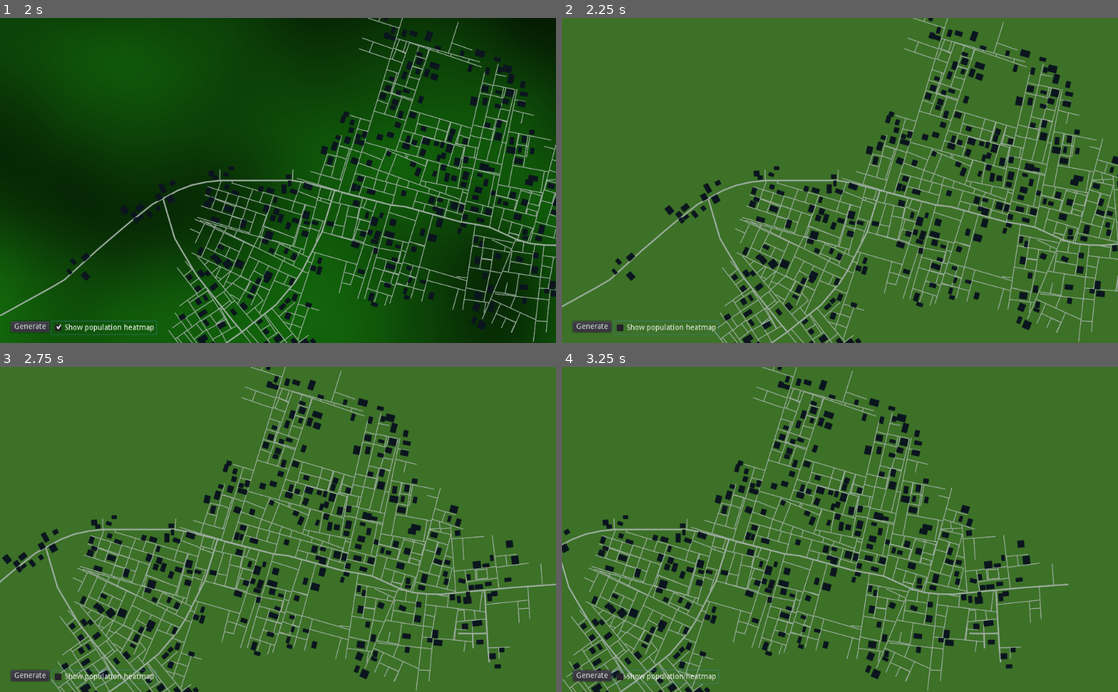
Above: before the commit, frames 1-4 (two rows, left to right).
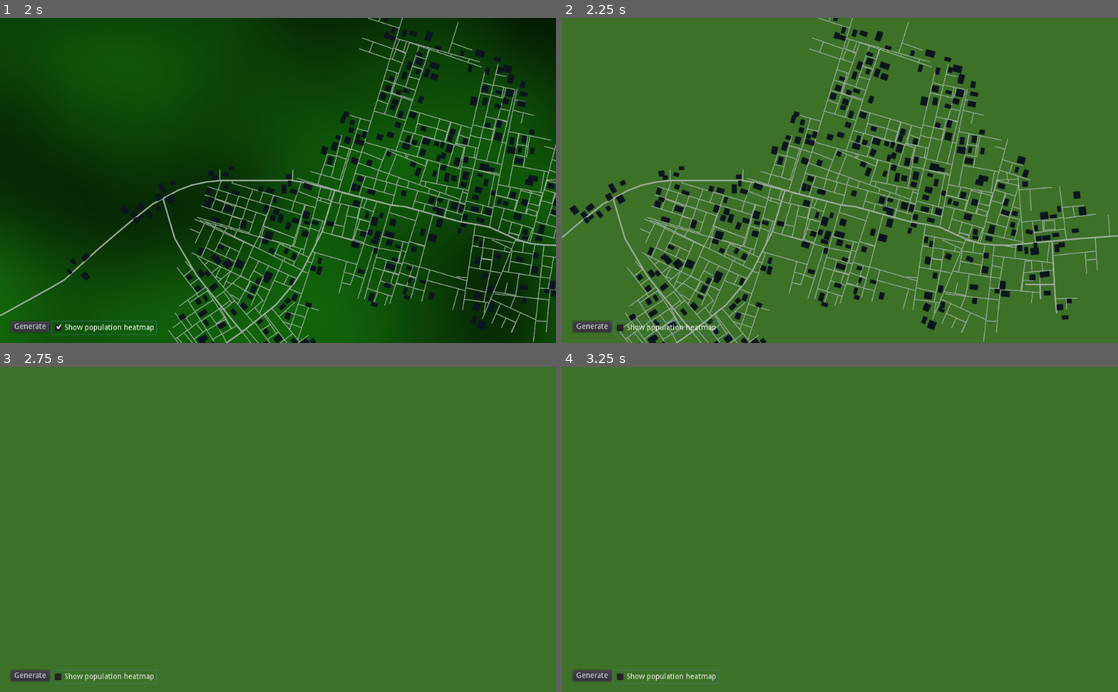
Above: after the commit, the same moments.

Repository: t-mw/citygen-godot
Game: Godot game, scene res://main.tscn
Same seed, same stepped clock (60 frames per second), same inputs: the game is played once before the commit and once after it.
Inputs (mouse positions are in pixels of both pictures, inside the frame that each line leads up to):
- Up to frame 1 (2 s): click "Generate" at 0.5 s; click "Show population heatmap" at 1.25 s
- Up to frame 2 (2.25 s): tap Enter at 2 s; move the mouse to (962, 164) at 2.02 s; hold Right (ui_right) from 2.03 s (still down); click (962, 164) at 2.17 s
- Up to frame 3 (2.75 s): keep holding Right (ui_right)
- Up to frame 4 (3.25 s): release Right (ui_right) at 2.75 s; drag from (728, 545) to (812, 594) at 2.77 s

Frame 1 is identical in both runs. In frame 2, 25% of the frame differs, in the area x 0-100%, y 0-100%; in frame 3, 15%; in frame 4, 14%.

Commit message:
Make camera more reliable at low timesteps

Diff:
--- a/scripts/camera.gd
+++ b/scripts/camera.gd
@@ -93,10 +93,10 @@
 
     # When RMB is pressed, move camera by difference of mouse position
     if drag and __rmbk:
-        camera_movement = _prev_mouse_pos - get_local_mouse_position()
+        camera_movement = (_prev_mouse_pos - get_local_mouse_position()) * delta
 
     # Update position of the camera.
-    position += camera_movement * get_zoom()
+    position += camera_movement * 100.0
 
     # Set camera movement to zero, update old mouse position.
     camera_movement = Vector2(0,0)
